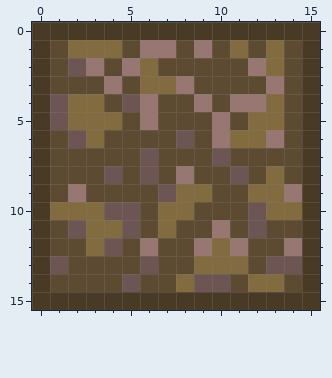
Pixel-art sprite: src/sprites/dirt.png. Above: the version before the commit.
The file is 16x16 pixels.
Once edited:
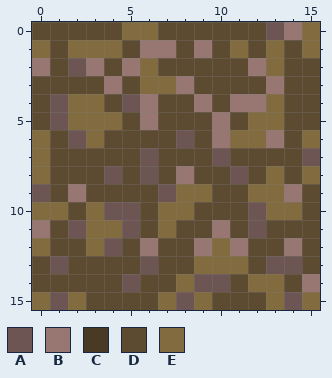
Palette (. is transparent): A #6c5552  B #987772  C #493a25  D #5c4a31  E #816b3f
Difference:
Changed rows in their new state; - is an unchanged pixel.
first column x 0:
 0 DDDDDEEDDDDDDABE
 1 E--------------E
 2 B--------------D
 3 D--------------D
 4 D--------------D
 5 D--------------D
 6 E--------------E
 7 E--------------A
 8 E--------------E
 9 A--------------D
10 E-D------------D
11 B--------------D
12 E--------------D
13 D--------------D
14 D--------------B
15 EAEDDDDEAEDDDEAE
